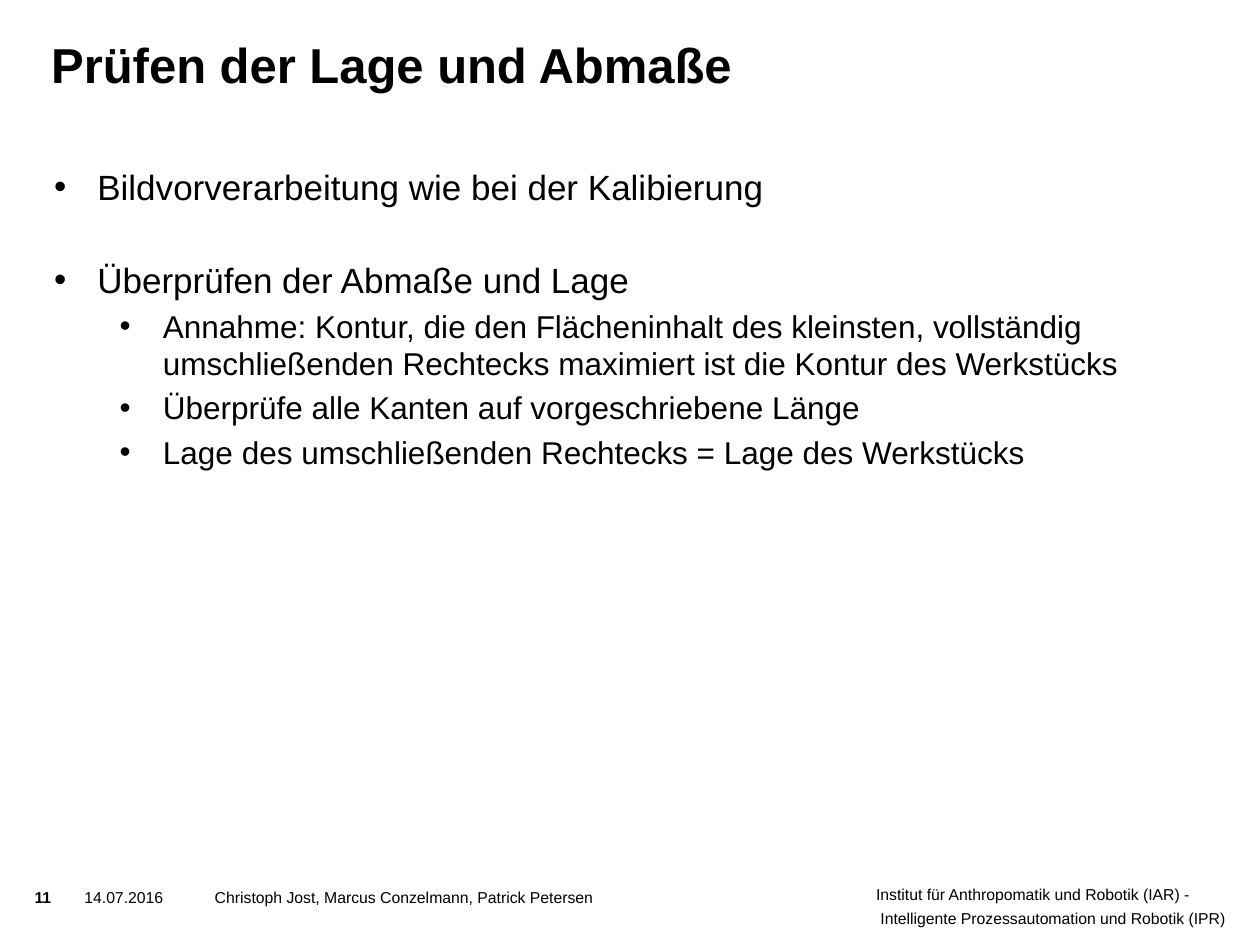
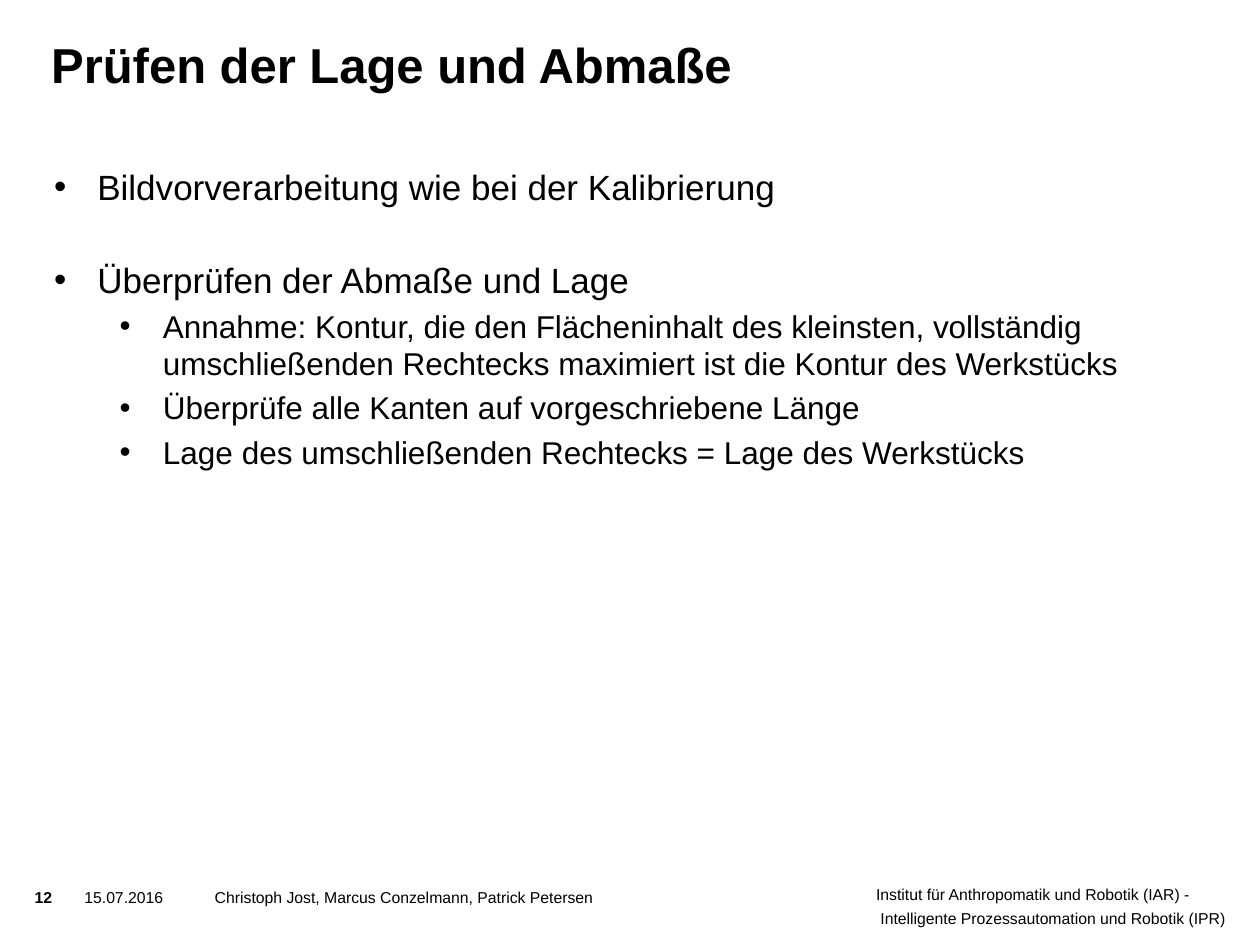
Before and after one commit to ThePrimus/VisualInspection, a slide deck: slide 12 of Praesentation/Vorlage Präsentation.pptx (slide 11 before the commit). Drawn at 1260x945 pixels with LibreOffice and Linux fonts; fonts in the diff are those of the drawing; background and template pictures are left out. Boxes give left, top, right and bottom in pixels: in the first picture for what was removed or moved away, otherwise in the second. Text is boxed around its words. In the diff, an @@ line names an element or a change of style, - is before the commit and + after.

Commit message:
Updated presentation and added pdf version of it

```diff
--- a/Praesentation/Vorlage Präsentation.pptx
+++ b/Praesentation/Vorlage Präsentation.pptx
@@ text at bbox=[97, 174, 775, 206]: text changed @@
-• Bildvorverarbeitung wie bei der Kalibierung
+• Bildvorverarbeitung wie bei der Kalibrierung
@@ page number at bbox=[35, 892, 53, 903]: text changed @@
-11
+12
@@ text at bbox=[84, 891, 593, 907]: text changed @@
-14.07.2016 Christoph Jost, Marcus Conzelmann, Patrick Petersen
+15.07.2016 Christoph Jost, Marcus Conzelmann, Patrick Petersen
```
Also in this commit, not shown: 19 other slides changed, 2 slides added, 1 other file.
